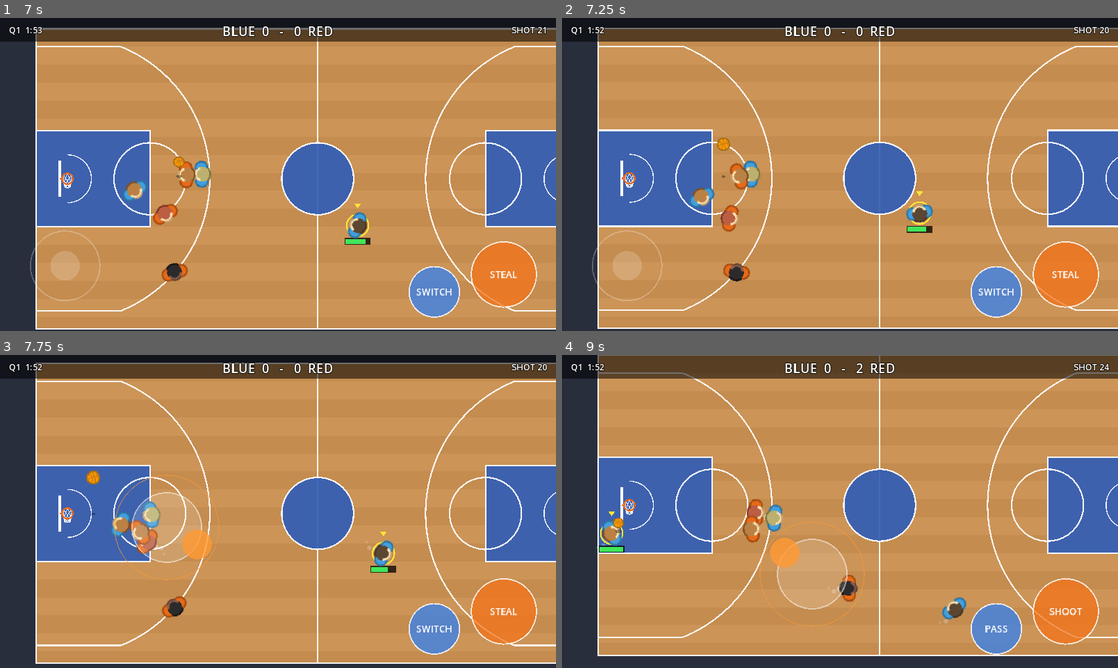
Above: before the commit, frames 1-4 (two rows, left to right).
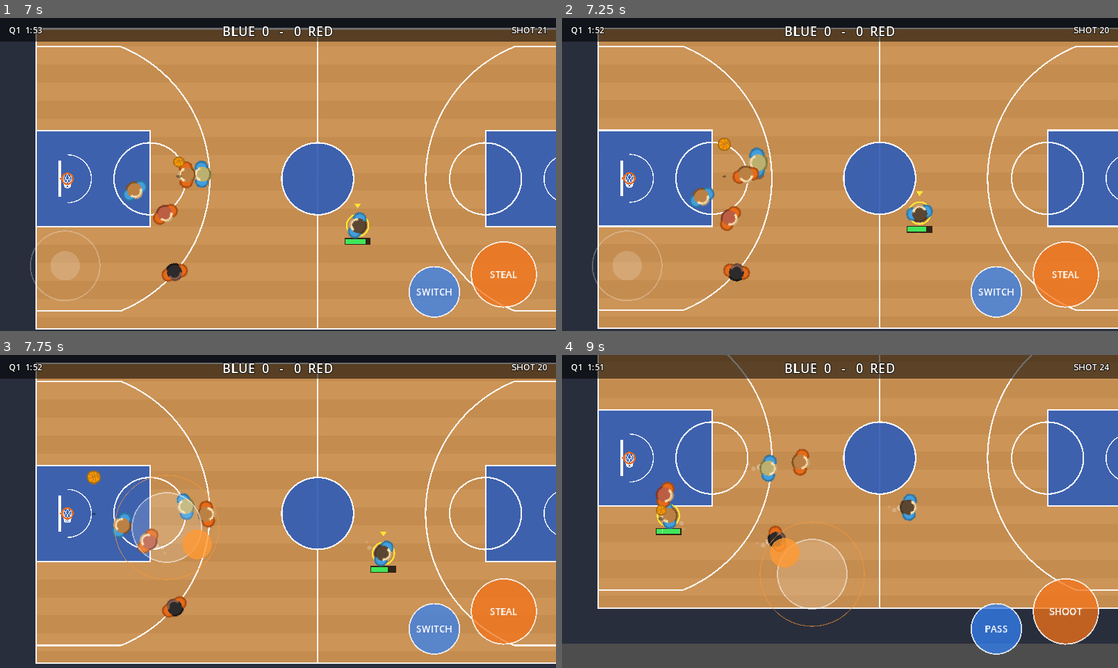
Above: after the commit, the same moments.

Repository: Kirmalo/road-trip-hoops
Game: Godot game, scene res://main.tscn
Same seed, same stepped clock (60 frames per second), same inputs: the game is played once before the commit and once after it.
Inputs (mouse positions are in pixels of both pictures, inside the frame that each line leads up to):
- Up to frame 1 (7 s): tap Enter at 0.5 s; move the mouse to (400, 158) at 0.52 s; hold D 0.53-1.25 s; tap J at 0.6, 5.1 s; click (400, 158) at 0.67 s; tap Space at 0.77, 3.77, 6.77 s; drag from (166, 190) to (250, 237) at 1.27 s; move the mouse to (333, 105) at 2.02 s; hold D 2.03-2.75 s; hold Shift 2.03-2.75 s; drag from (250, 237) to (111, 127) at 2.77 s; move the mouse to (444, 221) at 3.52 s; hold A 3.53-4.25 s; tap K at 3.6 s; drag from (111, 127) to (194, 96) at 4.27 s; move the mouse to (305, 174) at 5.02 s; hold S 5.03-5.75 s; click (305, 174) at 5.17 s; drag from (194, 96) to (166, 190) at 5.77 s; move the mouse to (400, 158) at 6.52 s; hold W from 6.53 s (still down); hold Shift from 6.53 s (still down)
- Up to frame 2 (7.25 s): keep holding W; keep holding Shift
- Up to frame 3 (7.75 s): release W at 7.25 s; release Shift at 7.25 s; drag from (166, 527) to (250, 574) at 7.27 s
- Up to frame 4 (9 s): move the mouse to (895, 442) at 8.02 s; hold S 8.03-8.75 s; tap K at 8.1 s; drag from (812, 574) to (673, 464) at 8.77 s

Frame 1 is identical in both runs. In frame 2, 0.7% of the frame differs, in the area x 12-100%, y 10-93%; in frame 3, 0.9%; in frame 4, 36%, in the area x 0-100%, y 0-100%.

Commit message:
P2-07: jump-timing blocks and the STEAL/BLOCK defense button
- defense.gd: rim_blocker needs a defender in a block jump within 4 ft and at least
  0.6 of his jump height (else a bad-timing try); dunks x0.6. check_jump_shot_block
  gives one try per shot per airborne defender near the ball in the first 0.25 s of
  a jumper (layups 0.12 s on the way up, x0.5). Odds from player.block_chance().
  The rim dice and the 12% jumper roll are gone. CPU defenders jump at a shot, a
  pump fake or a rim take-off near them after a 0.12-0.3 s reaction (chance scaled
  by block rating; bites on fakes 45%); vs a human meter they wait for his rhythm.
- human_input.gd: A on defense picks BLOCK (shooter shooting/faking/at the rim, or
  within 9 ft of his rim, and the human within 6 ft) or STEAL; BLOCK jumps.
- main.gd: shot_serial, blocks_t0/_t1, human_blocks, jump-shot block path removed
  from attempt_steal, check_jump_shot_block each frame, BLOCK label, humantest
  presses BLOCK 0.15 s after a CPU shot starts (every 2nd) or at once.
- touch_controls.gd: BLOCK drawn deeper orange with an up arrow.

Co-Authored-By: Claude Opus 5.5 <noreply@anthropic.com>
Claude-Session: https://claude.ai/code/session_01K8WPuYbTD1xrCASynmgFd3

Diff:
--- a/scripts/defense.gd
+++ b/scripts/defense.gd
@@ -11,17 +11,37 @@
 const POKE_RANGE_PX := 34.0       # poke at the ball handler inside this distance
 const POKE_EVERY := 2.0           # seconds between pokes
 const POKE_CHANCE := 0.06         # legacy flat steal chance (main.attempt_steal may ignore it)
-const SHOT_BLOCK_WINDOW := 0.3    # jump shot can be blocked in its first this-many seconds
-const SHOT_BLOCK_RANGE_PX := 30.0 # defender must be this close to the shooter
-const SHOT_BLOCK_CHANCE := 0.12
 
-# rim blocks (dunks/layups), asked when the ball leaves the hand. Same odds as Phase 1.
-const RIM_CONTEST_FT := 4.0       # nearest defender inside this can block (player.CONTEST_FT)
-const DUNK_BLOCK_CHANCE := 0.18   # block chance with a defender right on you (less further away)
-const LAYUP_BLOCK_CHANCE := 0.12
+# ---- blocks on jump timing (P2-07). A block needs a defender in a block jump (player.start_block_jump), close
+# enough and high enough. Timing decides a good or a bad try; player.block_chance(good) scales a good one by the
+# defender's block rating (Q6). No airborne defender = no block. ----
+const BLOCK_HEIGHT_MIN := 0.6     # fraction of the block jump's height needed for a well-timed block
+const RIM_BLOCK_REACH_FT := 4.0   # dunk/layup: an airborne defender this close to the shooter at the release
+const DUNK_BLOCK_MULT := 0.6      # dunks are harder to block than layups (x this on the block chance)
+const JUMPER_BLOCK_WINDOW := 0.25 # seconds after a jump shot (or a layup) leaves the hand that it can still be blocked
+const JUMPER_BLOCK_REACH_FT := 3.5  # an airborne defender this close to the ball blocks the shot in that window
+const LAYUP_AIR_BLOCKS := true    # layups can also be blocked on the way up, dunks only at the release
+const LAYUP_AIR_WINDOW := 0.12    # seconds after a layup leaves the hand that it can still be blocked
+const LAYUP_AIR_BLOCK_MULT := 0.5 # block chance x this on a layup already on its way up
+
+# ---- CPU block jumps (P2-07) ----
+const CPU_JUMP_FT := 6.0          # the CPU defender jumps at a shooter this close when the shot (or fake) starts
+const CPU_JUMP_REACT_MIN := 0.12  # reaction delay in seconds, random between these
+const CPU_JUMP_REACT_MAX := 0.3
+const CPU_JUMP_CHANCE := 0.5      # chance he jumps at a real shot (at block rating 50)
+const CPU_JUMP_RATING_SPAN := 0.3 # jump chance x(1 -/+ this) across block ratings 0..100: shot-blockers jump more
+const CPU_FAKE_BITE := 0.45       # chance he jumps at a pump fake (bites; at block rating 50)
+const CPU_JUMP_CHARGE := 0.65     # human shooter: he waits until the shot meter is this full (the shooter's rhythm)
 
 var p        # the player this brain belongs to
 var game
+
+# block state (P2-07)
+var rolled_shot := -1        # game.shot_serial this defender's block try was already rolled for (once per shot)
+var _watch_phase := ""       # what the shooter I watch is doing: "", "shot", "fake" or "rim"
+var _jump_wait := -1.0       # seconds until my block jump (< 0 = none planned)
+var _was_air := false
+var _air_saw_release := false  # a shot left the hand during my current block jump (else it was an early jump)
 
 func _init(player, g) -> void:
 	p = player
@@ -56,29 +76,115 @@
 		if p.steal_timer <= 0.0:
 			p.steal_timer = POKE_EVERY
 			game.attempt_steal(p, POKE_CHANCE)
-	# contest jump shots
-	if ball.state == ball.SHOT and ball.shooter == man and not ball.blocked_checked:
-		ball.blocked_checked = true
-		if ball.shot_t < SHOT_BLOCK_WINDOW and p.position.distance_to(man.position) < SHOT_BLOCK_RANGE_PX \
-				and game.rng.randf() < SHOT_BLOCK_CHANCE:
-			game.block_shot(p)
+	_update_block_jump(delta)
+
+# The other team's shooter worth jumping at: the handler, or the shooter of a ball still in its block window.
+func _shot_threat():
+	var ball = game.ball
+	if ball.state == ball.HELD and ball.holder != null and ball.holder.team != p.team:
+		return ball.holder
+	if ball.state == ball.SHOT and ball.shooter != null and ball.shooter.team != p.team \
+			and ball.shot_t * ball.shot_time < JUMPER_BLOCK_WINDOW:
+		return ball.shooter
+	return null
+
+# CPU block jumps: when the shooter near me starts a shot, a pump fake or a rim move, jump after a reaction delay.
+func _update_block_jump(delta: float) -> void:
+	var ball = game.ball
+	var s = _shot_threat()
+	var phase := ""
+	if s != null:
+		if s.rim_kind != "":
+			phase = "rim"
+		elif "fake_t" in s and s.fake_t > 0.0:
+			phase = "fake"
+		elif s.shooting or ball.state == ball.SHOT:
+			phase = "shot"
+	if phase != _watch_phase:
+		_watch_phase = phase
+		_jump_wait = -1.0
+		if phase != "" and p.position.distance_to(s.position) < CPU_JUMP_FT * game.FT:
+			_jump_wait = game.rng.randf_range(CPU_JUMP_REACT_MIN, CPU_JUMP_REACT_MAX)
+	if _jump_wait < 0.0:
+		return
+	_jump_wait -= delta
+	if _jump_wait > 0.0:
+		return
+	if phase == "shot" and s.shooting and game.is_human(s) and s.shot_charge < CPU_JUMP_CHARGE:
+		return   # a human's meter: wait for his rhythm (a short tap turns into a fake and is judged as one)
+	_jump_wait = -1.0
+	var chance: float = CPU_FAKE_BITE if phase == "fake" else CPU_JUMP_CHANCE
+	chance *= 1.0 + CPU_JUMP_RATING_SPAN * p.rating_frac("block")
+	if game.rng.randf() < chance and p.start_block_jump():
+		game.stat("cpu_block_jumps")
+		if phase == "fake":
+			game.stat("cpu_fake_bites")
+			game.stat("cpu_fake_bites_t%d" % p.team)
+	elif phase == "fake":
+		game.stat("cpu_fake_reads")
+
+# "good", "bad" or "wait" (still rising, not high yet): how well timed this defender's block jump is right now
+static func _jump_timing(d) -> String:
+	if d.block_height_frac() >= BLOCK_HEIGHT_MIN:
+		return "good"
+	if d.block_jump_t < d.BLOCK_JUMP_TIME * 0.5:
+		return "wait"
+	return "bad"
 
 # The defender who blocks this dunk/layup as it leaves the hand, or null. kind is "dunk" or "layup".
 static func rim_blocker(g, shooter, kind: String):
-	var d = g.nearest_opponent(shooter)
-	if d == null or d.stumble_t > 0.0:
-		return null
-	var c_ft: float = d.position.distance_to(shooter.position) / g.FT
-	if c_ft >= RIM_CONTEST_FT:
-		return null
-	var close := clampf(1.5 * (1.0 - c_ft / RIM_CONTEST_FT), 0.0, 1.0)
-	var chance := (DUNK_BLOCK_CHANCE if kind == "dunk" else LAYUP_BLOCK_CHANCE) * close
-	chance *= 1.0 + d.RIM_BLOCK_RATING_SPAN * d.rating_frac("block")   # shot-blockers block more
-	if g.rng.randf() < chance:
-		return d
+	var dunk := kind == "dunk"
+	for d in g.teams[1 - shooter.team]:
+		if d.block_jump_t < 0.0 or d.stumble_t > 0.0:
+			continue   # only a defender in a block jump can block (no dice for the ones on the floor)
+		if d.position.distance_to(shooter.position) > RIM_BLOCK_REACH_FT * g.FT:
+			continue
+		var tim := _jump_timing(d)
+		if tim == "wait" and not dunk:
+			continue   # still rising: a layup can be blocked on the way up (check_jump_shot_block)
+		d.def.rolled_shot = g.shot_serial + 1   # the shot about to be released, if this try fails
+		d.def._air_saw_release = true
+		var good := tim == "good"
+		g.stat("block_tries_good" if good else "block_tries_bad")
+		var chance: float = d.block_chance(good) * (DUNK_BLOCK_MULT if dunk else 1.0)
+		if g.rng.randf() < chance:
+			return d
 	return null
 
-# Jump-shot blocks on timing (P2-07 fills this in; called every frame from main.gd).
-# Use defender.block_chance(good_timing) for the odds so the block rating counts.
-static func check_jump_shot_block(_g) -> void:
-	pass
+# Jump-shot (and layup) blocks on timing, every frame from main.gd: while the shot is in its first
+# JUMPER_BLOCK_WINDOW seconds, an airborne defender near the ball gets one try per shot. Also counts early jumps.
+static func check_jump_shot_block(g) -> void:
+	var ball = g.ball
+	for pl in g.players:
+		var air: bool = pl.block_jump_t >= 0.0
+		var dd = pl.def
+		if air and not dd._was_air:
+			dd._air_saw_release = false
+		if air and ball.state == ball.SHOT:
+			dd._air_saw_release = true
+		if dd._was_air and not air and not dd._air_saw_release:
+			g.stat("jumps_early")   # landed before any shot left the hand (jumped too soon, or at a fake)
+			g.stat("jumps_early_t%d" % pl.team)
+		dd._was_air = air
+	if ball.state != ball.SHOT or ball.shooter == null:
+		return
+	if ball.shot_kind == "dunk" or (ball.shot_kind == "layup" and not LAYUP_AIR_BLOCKS):
+		return
+	var layup: bool = ball.shot_kind == "layup"
+	if ball.shot_t * ball.shot_time >= (LAYUP_AIR_WINDOW if layup else JUMPER_BLOCK_WINDOW):
+		return
+	for d in g.teams[1 - ball.shooter.team]:
+		if d.block_jump_t < 0.0 or d.def.rolled_shot == g.shot_serial:
+			continue
+		if d.position.distance_to(ball.position) > JUMPER_BLOCK_REACH_FT * g.FT:
+			continue
+		var tim := _jump_timing(d)
+		if tim == "wait":
+			continue
+		d.def.rolled_shot = g.shot_serial
+		var good := tim == "good"
+		g.stat("block_tries_good" if good else "block_tries_bad")
+		if g.rng.randf() < d.block_chance(good) * (LAYUP_AIR_BLOCK_MULT if layup else 1.0):
+			g.stat("layup_air_blocks" if layup else "jumper_blocks")
+			g.block_shot(d)
+			return
--- a/scripts/human_input.gd
+++ b/scripts/human_input.gd
@@ -18,6 +18,13 @@
 # ---- short tap of A (pump fake input, used by P2-06) ----
 const SHORT_TAP_MAX := 0.15       # seconds: A released this soon after starting the shot meter is a short tap
 
+# ---- the defense button (P2-07, owner Q3): A picks STEAL or BLOCK automatically ----
+# BLOCK when the opponent with the ball is shooting (or pump faking, or in a rim move), or is within BLOCK_RIM_FT of
+# his rim, and the human is within BLOCK_CLOSE_FT of him. Otherwise STEAL. A jump at a fake leaves you in the air.
+const BLOCK_CLOSE_FT := 6.0       # the human must be this close to the shooter for BLOCK
+const BLOCK_RIM_FT := 9.0         # a handler this close to his rim gets BLOCK even before he shoots (LAYUP_RANGE)
+const BLOCK_SHOT_WINDOW := 0.25   # seconds after a release a jump can still block (defense.JUMPER_BLOCK_WINDOW)
+
 var game
 
 # gesture results other scripts can read
@@ -62,7 +69,45 @@
 		h.start_shot()
 		_a_meter = h.shooting and h.rim_kind == ""
 	elif game.possession != game.HUMAN_TEAM or game.ball.state == game.ball.SHOT:
-		game.attempt_steal(h, 0.28)
+		if defense_action() == "BLOCK":
+			block_jump(h)
+		else:
+			game.attempt_steal(h)
+
+# the opponent the human would jump at: the handler, or the shooter of a ball still in its block window
+func block_threat():
+	var ball = game.ball
+	var h = game.human_player
+	if h == null:
+		return null
+	if ball.state == ball.HELD and ball.holder != null and ball.holder.team != h.team:
+		return ball.holder
+	if ball.state == ball.SHOT and ball.shooter != null and ball.shooter.team != h.team \
+			and ball.shot_t * ball.shot_time < BLOCK_SHOT_WINDOW:
+		return ball.shooter
+	return null
+
+# "BLOCK" or "STEAL": what A does on defense right now (main.gd shows it on the button)
+func defense_action() -> String:
+	var h = game.human_player
+	var t = block_threat()
+	if h == null or t == null or h.position.distance_to(t.position) > BLOCK_CLOSE_FT * game.FT:
+		return "STEAL"
+	var ball = game.ball
+	if ball.state == ball.SHOT or t.shooting or t.rim_kind != "" or ("fake_t" in t and t.fake_t > 0.0):
+		return "BLOCK"
+	if t.position.distance_to(game.attack_hoop(t.team)) <= BLOCK_RIM_FT * game.FT:
+		return "BLOCK"
+	return "STEAL"
+
+func block_jump(h) -> void:
+	if not h.has_method("start_block_jump") or not h.start_block_jump():
+		return   # already in the air (bit on a fake?) or off balance
+	game.stat("human_block_jumps")
+	var t = block_threat()
+	if t != null and "fake_t" in t and t.fake_t > 0.0:
+		game.stat("human_fake_jumps")   # jumped at a pump fake
+	_log("block jump")
 
 func a_released() -> void:
 	var h = game.human_player
--- a/scripts/main.gd
+++ b/scripts/main.gd
@@ -5,8 +5,9 @@
 # Touch: drag anywhere on the left half to move.
 #   Offense: hold SHOOT, release in the green zone of the meter. PASS throws to the open teammate
 #            (or the teammate in the direction you are pushing).
-#   Defense: STEAL pokes at the ball (or blocks a shot that was just released): poke when the dribble is low and
-#            the ball is not behind his body. SWITCH changes player.
+#   Defense: the orange button is STEAL or BLOCK (picked for you). STEAL pokes at the ball: poke when the dribble is
+#            low and the ball is not behind his body. BLOCK (your man shoots, or is near the rim, and you're close)
+#            jumps: time it so you're high when the ball leaves his hand. Don't bite on pump fakes. SWITCH changes player.
 # Keyboard (for testing): WASD/arrows move, J = shoot/steal, K = pass/switch.
 
 const PlayerScript = preload("res://scripts/player.gd")
@@ -16,6 +17,7 @@
 const AudioScript = preload("res://scripts/audio.gd")
 const FxScript = preload("res://scripts/fx.gd")
 const HumanInputScript = preload("res://scripts/human_input.gd")
+const DefenseScript = preload("res://scripts/defense.gd")
 
 const FT := 12.0                     # pixels per foot
 const COURT_W := 94.0 * FT
@@ -89,6 +91,7 @@
 const HT_TAP_FRAMES := 5
 const HT_SHOOT_MAX_FT := 24.0        # the scripted human only shoots or taps A with the ball inside this distance
 const HT_TIMED_POKE_GAP := 20.0      # seconds between the scripted human's well-timed pokes (low dribble, ball exposed)
+const HT_BLOCK_DELAY := 0.15         # on defense: press BLOCK this long after a CPU shot starts (every 2nd shot; else at once)
 
 var hoops := [Vector2(5.25 * FT, COURT_H / 2), Vector2(COURT_W - 5.25 * FT, COURT_H / 2)]
 
@@ -130,6 +133,11 @@
 var ht_turn_clock := 0.0
 var ht_tap_clock := 0.0
 var ht_poke_wait := 0.0
+var ht_block_wait := -1.0           # seconds until the scripted human presses BLOCK (< 0 = none planned)
+var ht_block_n := 0                 # CPU shots seen by the block script (alternates timed / early)
+var ht_jump_kind := "random"        # what the last scripted press that jumped was: "random", "timed" or "early"
+var ht_threat_shooting := false
+var shot_serial := 0                # counts released shots, so each defender gets one block try per shot (defense.gd)
 
 func stat(k: String) -> void:
 	stats[k] = stats.get(k, 0) + 1
@@ -357,6 +365,7 @@
 	var made := rng.randf() < prob
 	var pts := 3 if is_three(p.position, hoop) else 2
 	shot_clock_running = false
+	shot_serial += 1
 	stat("shots")
 	stat("shot_d%d" % int(p.position.distance_to(hoop) / FT / 5) )
 	if made: stat("makes")
@@ -387,6 +396,11 @@
 	ball.make_loose(ball.position, away * rng.randf_range(200.0, 300.0), ball.z, 80.0)
 	show_message("BLOCKED!")
 	stat("blocks")
+	stat("blocks_t%d" % defender.team)
+	if is_human(defender):
+		stat("human_blocks")
+		if humantest:
+			stat("humantest_%s_blocks" % ht_jump_kind)
 	fx.shake(BLOCK_SHAKE, BLOCK_SHAKE_TIME)
 	audio.play("block")
 	if missed_shooter != null:
@@ -524,10 +538,6 @@
 	if defender.steal_cooldown > 0.0:
 		return
 	defender.steal_cooldown = STEAL_COOLDOWN
-	if ball.state == ball.SHOT and ball.shot_t < 0.3 and ball.shooter.team != defender.team:
-		if defender.position.distance_to(ball.shooter.position) < 45.0 and rng.randf() < 0.3:
-			block_shot(defender)
-		return
 	var h = ball.holder
 	if ball.state != ball.HELD or h == null or h.team == defender.team:
 		return
@@ -611,6 +621,7 @@
 
 var _frame := 0
 var _cue_shot := false
+var _block_shot := false
 
 func _debug_screenshots() -> void:
 	# developer testing only: run with -- --shots to save a few screenshots to /tmp
@@ -618,6 +629,9 @@
 	if OS.get_cmdline_user_args().has("--shots") and controls.a_glow and not _cue_shot:
 		_cue_shot = true   # first frame with the STEAL button lit (try -- --shots --humantest)
 		get_viewport().get_texture().get_image().save_png("/tmp/hoops_steal_cue.png")
+	if OS.get_cmdline_user_args().has("--shots") and controls.a_block and not _block_shot:
+		_block_shot = true   # first frame the orange button says BLOCK (try -- --shots --humantest)
+		get_viewport().get_texture().get_image().save_png("/tmp/hoops_block_label.png")
 	if OS.get_cmdline_user_args().has("--shots") and _frame in [240, 900, 1800]:
 		get_viewport().get_texture().get_image().save_png("/tmp/hoops_%d.png" % _frame)
 		if _frame == 1800:
@@ -676,17 +690,20 @@
 
 	if humantest and human_player != null:
 		if _frame % 97 == 0 and not (human_player.has_ball() and _ht_hoop_ft() > HT_SHOOT_MAX_FT):
+			ht_jump_kind = "random"
 			_ht_poke("random")   # on offense: a shot (meter held 50 frames); on defense: a randomly timed poke
 		if _frame % 97 == 50: _on_a_released()
 		if _frame % 211 == 0: _on_b_pressed()
 		_humantest_thumb(delta)
 		_humantest_timed_poke(delta)
+		_humantest_block(delta)
 	var stick := _input_vector()
 	input.update(delta, stick)
 	for p in players:
 		p.update(delta, is_human(p), stick)
 	_separate_players()
 	ball.update(delta)
+	DefenseScript.check_jump_shot_block(self)
 	_update_fire_trail()
 
 	camera.position = ball.position
@@ -788,6 +805,30 @@
 		_ht_poke("timed")
 		_on_a_released()
 
+# on defense: when the CPU shooter near the human starts a shot (jumper, pump fake or rim move) and A says BLOCK,
+# press it HT_BLOCK_DELAY later on every 2nd shot ("timed") and at once on the others ("early")
+func _humantest_block(delta: float) -> void:
+	var t = ball.holder if ball.state == ball.HELD else null
+	var shooting: bool = t != null and t.team != HUMAN_TEAM and t.shooting
+	if shooting and not ht_threat_shooting and input.defense_action() == "BLOCK":
+		ht_block_n += 1
+		ht_block_wait = HT_BLOCK_DELAY if ht_block_n % 2 == 0 else 0.0
+		stat("humantest_block_tries")
+	ht_threat_shooting = shooting
+	if ht_block_wait < 0.0:
+		return
+	ht_block_wait -= delta
+	if ht_block_wait > 0.0:
+		return
+	var kind := "timed" if ht_block_n % 2 == 0 else "early"
+	ht_block_wait = -1.0
+	var jumps: int = stats.get("human_block_jumps", 0)
+	ht_jump_kind = kind
+	_on_a_pressed()
+	_on_a_released()
+	if stats.get("human_block_jumps", 0) > jumps:
+		stat("humantest_%s_jumps" % kind)
+
 func _ht_hoop_ft() -> float:
 	return human_player.position.distance_to(attack_hoop(HUMAN_TEAM)) / FT
 
@@ -874,8 +915,11 @@
 		controls.a_text = "-"
 		controls.b_text = "-"
 	else:
-		controls.a_text = "STEAL"
+		controls.a_text = input.defense_action()   # "STEAL" or "BLOCK" (human_input.gd picks)
 		controls.b_text = "SWITCH"
+	controls.a_block = controls.a_text == "BLOCK"
+	if controls.a_block and not autoplay:
+		stat("human_block_label_frames")
 	controls.a_glow = controls.a_text == "STEAL" and not autoplay and human_steal_cue()
 	if controls.a_glow:
 		stat("human_steal_cue_frames")
--- a/scripts/touch_controls.gd
+++ b/scripts/touch_controls.gd
@@ -17,6 +17,8 @@
 var a_text := "SHOOT"
 var b_text := "PASS"
 var a_glow := false                # set by main.gd: STEAL lights up while a poke would be well timed
+var a_block := false               # set by main.gd: the orange button says BLOCK (it jumps); drawn with an up arrow
+const BLOCK_COLOR := Color(0.9, 0.3, 0.12)   # BLOCK is a deeper orange than STEAL, so the switch is noticed
 var _glow_t := 0.0
 
 func _ready() -> void:
@@ -89,6 +91,13 @@
 		var pulse := 0.5 + 0.5 * sin(_glow_t * 30.0)
 		draw_arc(a_center(), 86.0 + 4.0 * pulse, 0, TAU, 48, Color(1.0, 0.95, 0.4, 0.9), 8.0)
 		_button(a_center(), 75.0, a_text, Color(1.0, 0.85, 0.3, 1.0))
+	elif a_block:
+		var col := BLOCK_COLOR
+		col.a = 0.85 if a_index < 0 else 1.0
+		_button(a_center(), 75.0, a_text, col)
+		# up arrow over the label: this press jumps
+		var c := a_center() + Vector2(0, -36)
+		draw_colored_polygon(PackedVector2Array([c + Vector2(-16, 12), c + Vector2(16, 12), c + Vector2(0, -6)]), Color.WHITE)
 	else:
 		_button(a_center(), 75.0, a_text, Color(0.95, 0.45, 0.1, 0.75 if a_index < 0 else 0.95))
 	_button(b_center(), 58.0, b_text, Color(0.2, 0.5, 0.95, 0.75 if b_index < 0 else 0.95))
